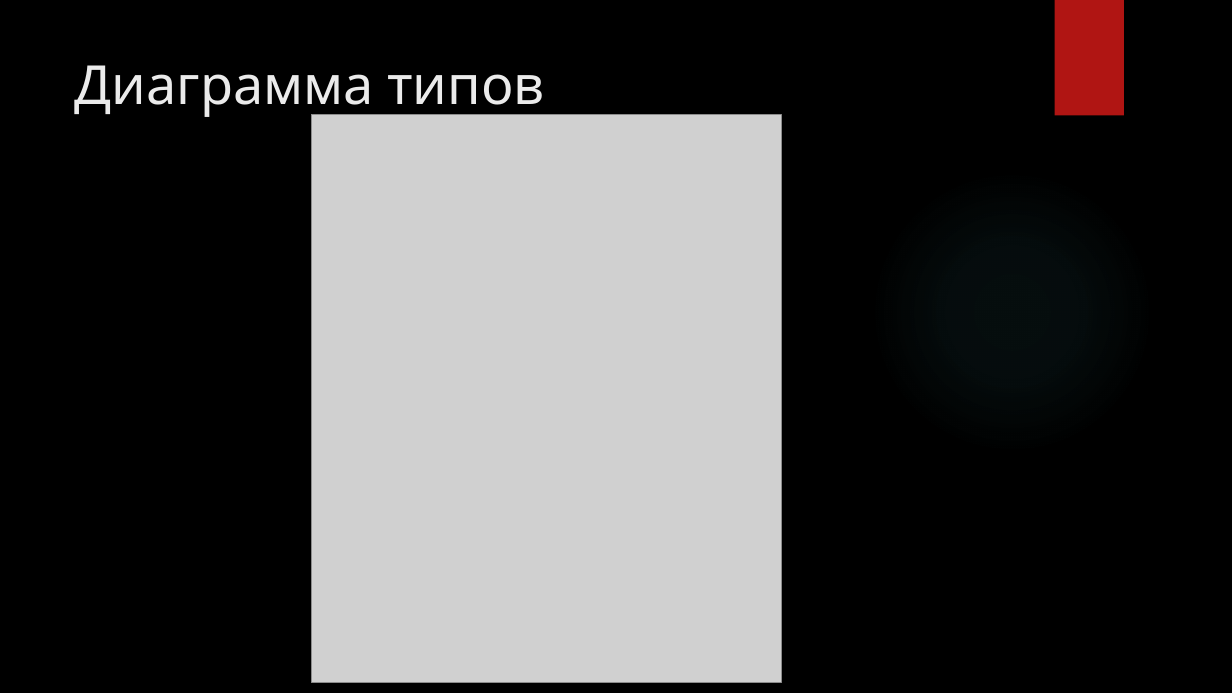
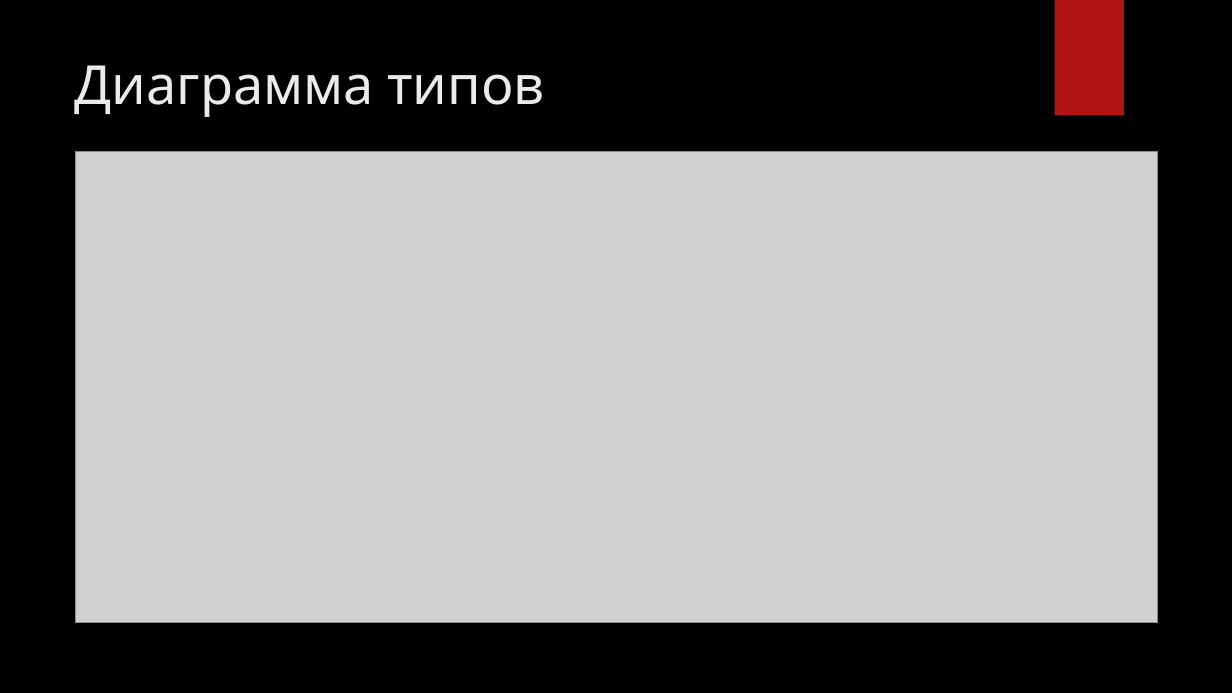
Before and after one commit to prog-kkkmt/p1-17, a slide deck: slide 5 of Курсовой проект/Презентация_Богомолов_П1-17.pptx. Drawn at 1232x693 pixels with LibreOffice and Linux fonts; fonts in the diff are those of the drawing; grey boxes stand for pictures; background and template pictures are left out. Boxes give left, top, right and bottom in pixels: in the first picture for what was removed or moved away, otherwise in the second. Text is boxed around its words. In the diff, an @@ line names an element or a change of style, - is before the commit and + after.

```diff
--- a/Курсовой проект/Презентация_Богомолов_П1-17.pptx
+++ b/Курсовой проект/Презентация_Богомолов_П1-17.pptx
@@ picture removed at box(311, 115, 781, 683) @@
@@ picture added at box(76, 152, 1158, 623) @@
@@ ellipse removed at box(870, 169, 1154, 454) @@
```
Also in this commit, not shown: 4 other slides changed, 7 other files.
